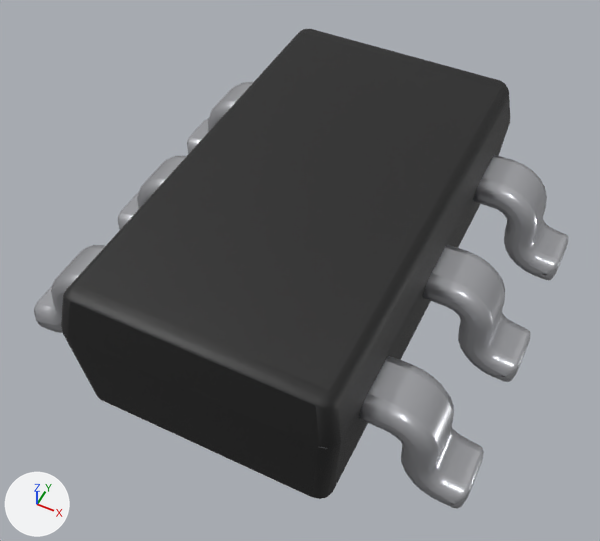
The Blender file blender-models/fdc6330l/FDC6330L.blend: old version first, new version second.
The view is the same before and after, from a 50 mm camera at (2.92, -4.37, 4.41) aimed at (1.31, -1.14, 0.37). Lighting does not change. The marker at lower left points along +X, +Y and +Z. The older version comes first.

Names of what the first picture shows: 'SHAPE_9_IndexedFaceSet'.
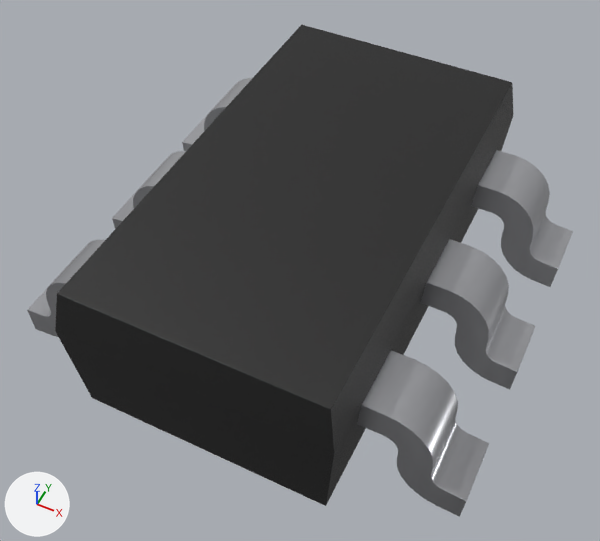
The change, as JSON lines over the scene's bpy script:
```json
{"block": "me_shape_9_indexedfaceset_005", "where": "# used by ob_shape_9_indexedfaceset; location = (0.0, 0.0, 0.0); scale = (2.54, 2.54, 2.54)"}
{"op": "remove", "block": "me_shape_9_indexedfaceset_005", "code": "me_shape_9_indexedfaceset_005.from_pydata(...)  # 404 vertices, 784 faces; spans x -0.079..1.102, y -0.965..0.217, z 0.0..0.413"}
{"op": "add", "block": "me_shape_9_indexedfaceset_005", "code": "me_shape_9_indexedfaceset_005.from_pydata(...)  # 404 vertices, 224 faces; spans x -0.2..2.8, y -2.45..0.55, z 0.0..1.05"}
{"block": "me_shape_9_indexedfaceset_005", "change": "me_shape_9_indexedfaceset_005 part 1: 6 loose pieces with 384 vertices, spanning x -0.079..1.102, y -0.827..0.079, z 0.0..0.276, are deleted"}
{"block": "me_shape_9_indexedfaceset_005", "change": "me_shape_9_indexedfaceset_005 part 2: 20 vertices removed from x 0.177..0.846, y -0.965..0.217, z 0.02..0.413; 404 vertices added at x -0.2..2.8, y -2.45..0.55, z 0.0..1.05"}
{"op": "set", "path": "ob_shape_9_indexedfaceset.scale", "old": "(2.54, 2.54, 2.54)", "new": "(1.0, 1.0, 1.0)"}
{"block": "ob_shape_9_indexedfaceset", "where": "_m = ob_shape_9_indexedfaceset.modifiers.new('Bevel', 'BEVEL')"}
{"op": "add", "block": "ob_shape_9_indexedfaceset", "code": "_m.width = 0.003"}
{"op": "add", "block": "ob_shape_9_indexedfaceset", "code": "_m.width_pct = 0.003"}
```

Boxes (x1, y1, x2, y2) around the edits, measured in the pictures (600 x 541 px):
```json
{"object": "SHAPE_9_IndexedFaceSet", "change": "reshaped, modifiers changed, rescaled", "before": [34, 29, 568, 509], "after": [27, 25, 573, 517]}
{"part": 1, "of": "me_shape_9_indexedfaceset_005", "change": "deleted", "before": [34, 82, 568, 509]}
{"part": 2, "of": "me_shape_9_indexedfaceset_005", "change": "built on", "before": [61, 29, 510, 499]}
```
